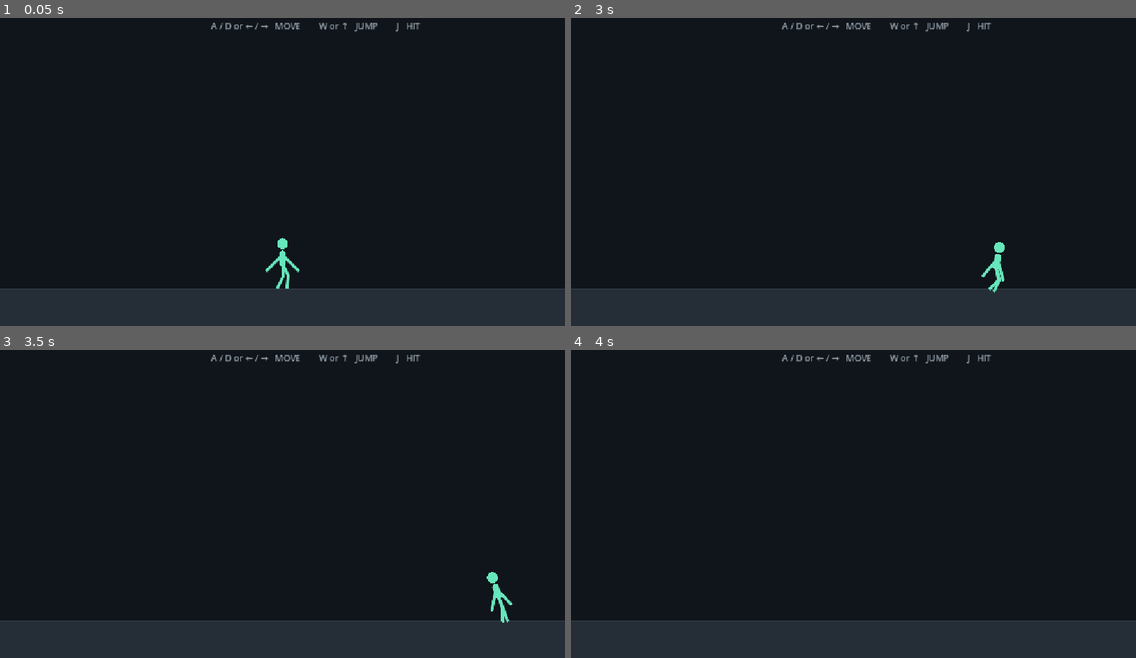
Above: before the commit, frames 1-4 (two rows, left to right).
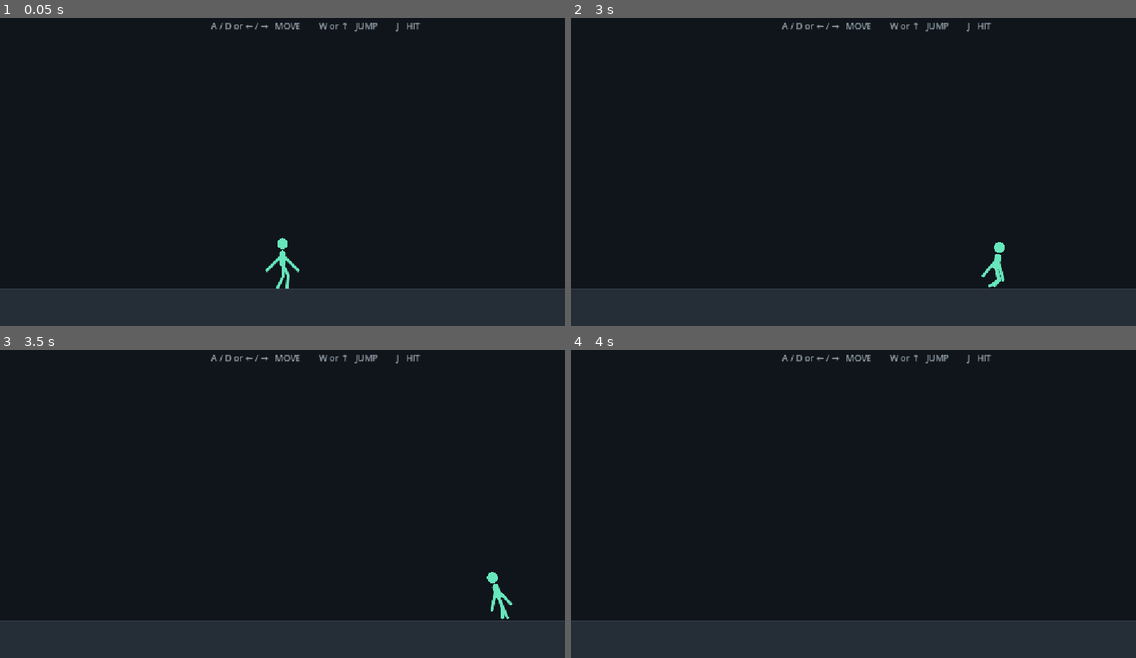
Above: after the commit, the same moments.

Repository: divanburke/ShadowSwap
Game: Godot game, scene res://main.tscn
Same seed, same stepped clock (60 frames per second), same inputs: the game is played once before the commit and once after it.
Inputs:
- Up to frame 1 (0.05 s): no input
- Up to frame 2 (3 s): hold J 0.53-1.28 s; hold D 0.53-2.03 s; tap W at 0.77, 1.52 s; tap J at 1.35, 2.85 s; hold A 2.03-2.78 s; hold J 2.03-2.78 s; hold D from 2.78 s (still down)
- Up to frame 3 (3.5 s): keep holding D; tap W at 3.02 s
- Up to frame 4 (4 s): keep holding D; hold J from 3.53 s (still down); tap W at 3.77 s

Frame 1 is identical in both runs. In frame 2, less than 0.1% of the frame differs, in the area x 73-77%, y 84-90%; in frame 3, less than 0.1%; in frame 4, nothing differs.

Commit message:
Keep floppy legs above floor

Diff:
--- a/scripts/fighter.gd
+++ b/scripts/fighter.gd
@@ -69,6 +69,11 @@
 const WALK_STRIDE = BODY_HEIGHT * 0.15
 const WALK_LIFT = BODY_HEIGHT * 0.075
 
+# The visible ankle has a small clearance above the collision floor so the
+# floppy pose cannot visually sink through the platform.
+const GROUND_RENDER_Y = BODY_HEIGHT * 0.49
+const GROUND_RENDER_MARGIN = LEG_THICKNESS * 0.55
+
 const FOOT_SPRING = 48.0
 const FOOT_DAMPING = 8.0
 
@@ -572,6 +577,16 @@
 	return anchor + relative.normalized() * length
 
 
+func constrain_ankle_to_floor(point):
+	var posed = pose_point(point)
+
+	if is_on_floor():
+		var maximum_y = GROUND_RENDER_Y - GROUND_RENDER_MARGIN
+		posed.y = minf(posed.y, maximum_y)
+
+	return posed
+
+
 func get_point(name):
 	var attack_progress = 0.0
 
@@ -626,10 +641,10 @@
 			return pose_point(right_knee_offset)
 
 		"left_ankle":
-			return pose_point(left_ankle_offset)
+			return constrain_ankle_to_floor(left_ankle_offset)
 
 		"right_ankle":
-			return pose_point(right_ankle_offset)
+			return constrain_ankle_to_floor(right_ankle_offset)
 
 	return Vector2.ZERO
 
